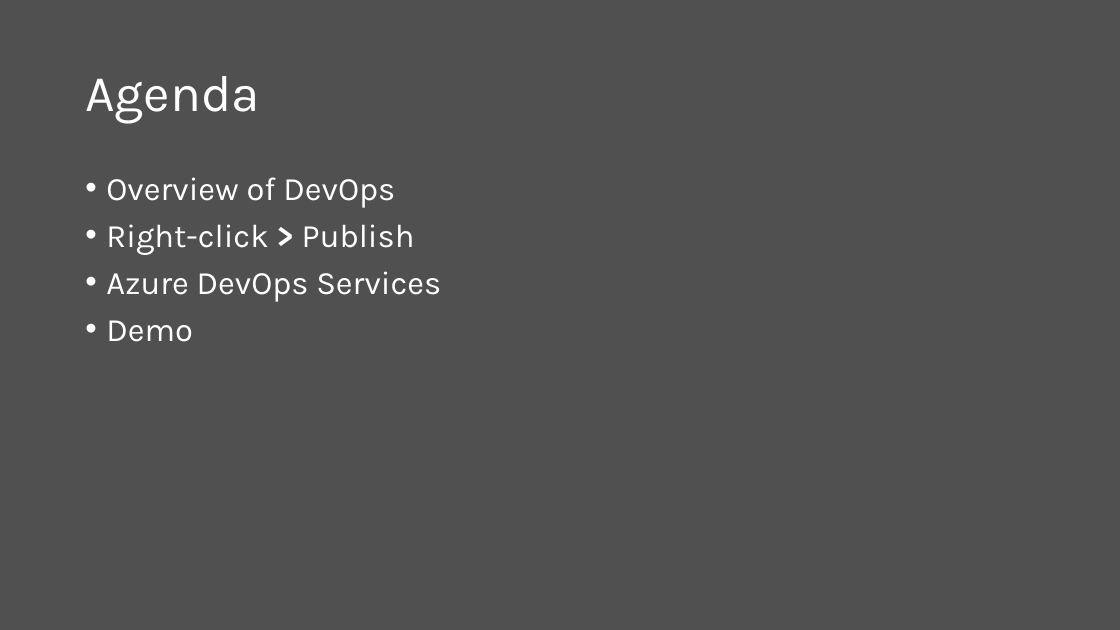
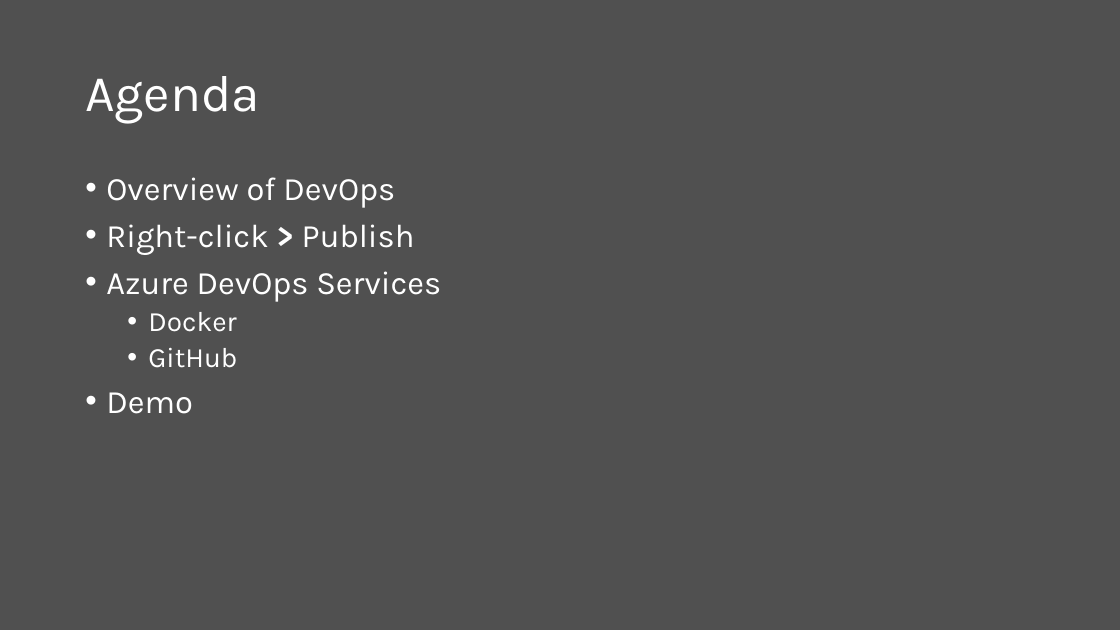
Before and after one commit to scottaddie/slide-decks, a slide deck: slide 2 of DevOps in the Cloud.pptx. Drawn at 1120x630 pixels with LibreOffice and Linux fonts; fonts in the diff are those of the drawing. Boxes give left, top, right and bottom in pixels: in the first picture for what was removed or moved away, otherwise in the second. Text is boxed around its words. In the diff, an @@ line names an element or a change of style, - is before the commit and + after.

```diff
--- a/DevOps in the Cloud.pptx
+++ b/DevOps in the Cloud.pptx
@@ text at (148,312,237,368): paragraphs added @@
+  • Docker
+  • GitHub
```
Also in this commit, not shown: 1 other slide changed, 1 slide added.
